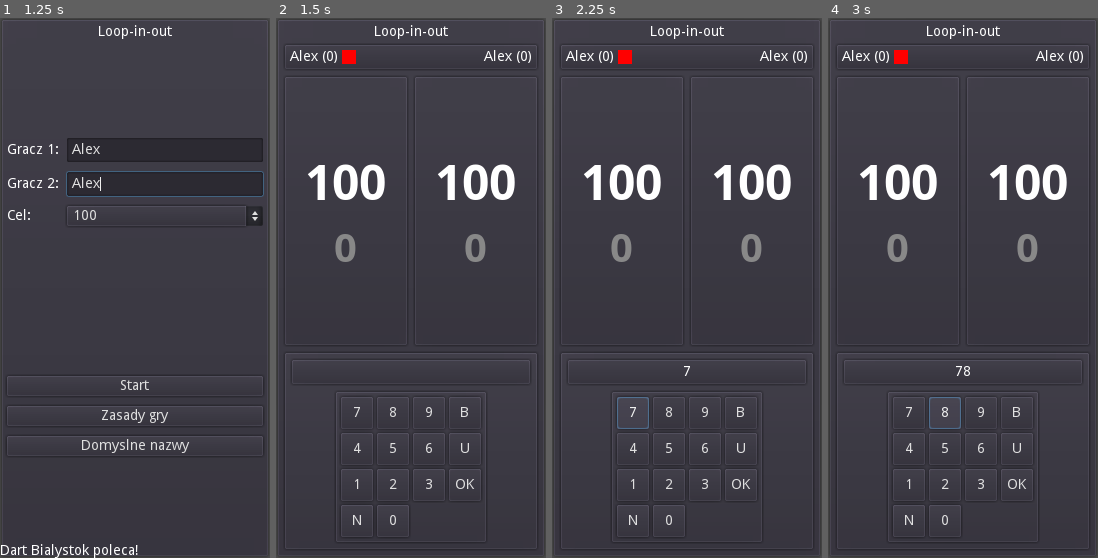
Above: before the commit, frames 1-4 (left to right).
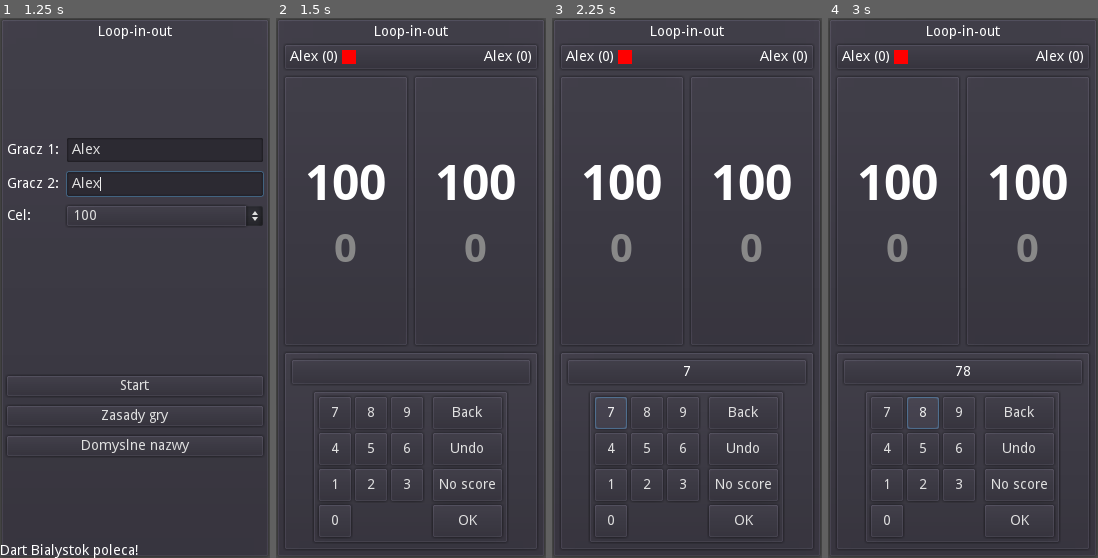
Above: after the commit, the same moments.

Repository: Kiel97/ideal-fortnight
Game: Godot game, scene res://Main.tscn
Two runs of this game, one before a commit and one after it. Both use one fixed random seed, a clock stepped at 60 frames per second and the inputs below.
Inputs (mouse positions are in pixels of both pictures, inside the frame that each line leads up to):
- Up to frame 1 (1.25 s): click (164, 147) at 0.52 s; type "Alex" at 0.6 s; click (164, 185) at 0.75 s; type "Alex" at 0.83 s
- Up to frame 2 (1.5 s): click "Start" at 1.25 s
- Up to frame 3 (2.25 s): click "7" at 2 s
- Up to frame 4 (3 s): click "8" at 2.75 s

Frame 1 is identical in both runs. In frame 2, 1.3% of the frame differs, in the area x 15-84%, y 69-97%; in frame 3, 1.5%; in frame 4, 1.5%.

Commit message:
Revamp target panel

Diff:
--- a/LoopInOut/Game.tscn
+++ b/LoopInOut/Game.tscn
@@ -163,55 +163,54 @@
 align = 1
 
 [node name="Keypad" type="PanelContainer" parent="PanelContainer/VBoxContainer/TargetPanel/VBoxContainer"]
-margin_left = 44.0
+margin_left = 22.0
 margin_top = 32.0
-margin_right = 198.0
+margin_right = 219.0
 margin_bottom = 186.0
 size_flags_horizontal = 4
 
-[node name="GridContainer" type="GridContainer" parent="PanelContainer/VBoxContainer/TargetPanel/VBoxContainer/Keypad"]
-margin_left = 7.0
-margin_top = 7.0
-margin_right = 147.0
+[node name="HBoxContainer" type="HBoxContainer" parent="PanelContainer/VBoxContainer/TargetPanel/VBoxContainer/Keypad"]
+margin_left = 7.0
+margin_top = 7.0
+margin_right = 190.0
 margin_bottom = 147.0
+custom_constants/separation = 10
+
+[node name="GridContainer" type="GridContainer" parent="PanelContainer/VBoxContainer/TargetPanel/VBoxContainer/Keypad/HBoxContainer"]
+editor/display_folded = true
+margin_right = 104.0
+margin_bottom = 140.0
 size_flags_horizontal = 4
-columns = 4
-
-[node name="SevenButton" type="Button" parent="PanelContainer/VBoxContainer/TargetPanel/VBoxContainer/Keypad/GridContainer"]
+columns = 3
+
+[node name="SevenButton" type="Button" parent="PanelContainer/VBoxContainer/TargetPanel/VBoxContainer/Keypad/HBoxContainer/GridContainer"]
 margin_right = 32.0
 margin_bottom = 32.0
 rect_min_size = Vector2( 32, 32 )
 text = "7"
 
-[node name="EightButton" type="Button" parent="PanelContainer/VBoxContainer/TargetPanel/VBoxContainer/Keypad/GridContainer"]
+[node name="EightButton" type="Button" parent="PanelContainer/VBoxContainer/TargetPanel/VBoxContainer/Keypad/HBoxContainer/GridContainer"]
 margin_left = 36.0
 margin_right = 68.0
 margin_bottom = 32.0
 rect_min_size = Vector2( 32, 32 )
 text = "8"
 
-[node name="NineButton" type="Button" parent="PanelContainer/VBoxContainer/TargetPanel/VBoxContainer/Keypad/GridContainer"]
+[node name="NineButton" type="Button" parent="PanelContainer/VBoxContainer/TargetPanel/VBoxContainer/Keypad/HBoxContainer/GridContainer"]
 margin_left = 72.0
 margin_right = 104.0
 margin_bottom = 32.0
 rect_min_size = Vector2( 32, 32 )
 text = "9"
 
-[node name="BackspaceButton" type="Button" parent="PanelContainer/VBoxContainer/TargetPanel/VBoxContainer/Keypad/GridContainer"]
-margin_left = 108.0
-margin_right = 140.0
-margin_bottom = 32.0
-rect_min_size = Vector2( 32, 32 )
-text = "B"
-
-[node name="FourButton" type="Button" parent="PanelContainer/VBoxContainer/TargetPanel/VBoxContainer/Keypad/GridContainer"]
+[node name="FourButton" type="Button" parent="PanelContainer/VBoxContainer/TargetPanel/VBoxContainer/Keypad/HBoxContainer/GridContainer"]
 margin_top = 36.0
 margin_right = 32.0
 margin_bottom = 68.0
 rect_min_size = Vector2( 32, 32 )
 text = "4"
 
-[node name="FiveButton" type="Button" parent="PanelContainer/VBoxContainer/TargetPanel/VBoxContainer/Keypad/GridContainer"]
+[node name="FiveButton" type="Button" parent="PanelContainer/VBoxContainer/TargetPanel/VBoxContainer/Keypad/HBoxContainer/GridContainer"]
 margin_left = 36.0
 margin_top = 36.0
 margin_right = 68.0
@@ -219,7 +218,7 @@
 rect_min_size = Vector2( 32, 32 )
 text = "5"
 
-[node name="SixButton" type="Button" parent="PanelContainer/VBoxContainer/TargetPanel/VBoxContainer/Keypad/GridContainer"]
+[node name="SixButton" type="Button" parent="PanelContainer/VBoxContainer/TargetPanel/VBoxContainer/Keypad/HBoxContainer/GridContainer"]
 margin_left = 72.0
 margin_top = 36.0
 margin_right = 104.0
@@ -227,22 +226,14 @@
 rect_min_size = Vector2( 32, 32 )
 text = "6"
 
-[node name="UndoButton" type="Button" parent="PanelContainer/VBoxContainer/TargetPanel/VBoxContainer/Keypad/GridContainer"]
-margin_left = 108.0
-margin_top = 36.0
-margin_right = 140.0
-margin_bottom = 68.0
-rect_min_size = Vector2( 32, 32 )
-text = "U"
-
-[node name="OneButton" type="Button" parent="PanelContainer/VBoxContainer/TargetPanel/VBoxContainer/Keypad/GridContainer"]
+[node name="OneButton" type="Button" parent="PanelContainer/VBoxContainer/TargetPanel/VBoxContainer/Keypad/HBoxContainer/GridContainer"]
 margin_top = 72.0
 margin_right = 32.0
 margin_bottom = 104.0
 rect_min_size = Vector2( 32, 32 )
 text = "1"
 
-[node name="TwoButton" type="Button" parent="PanelContainer/VBoxContainer/TargetPanel/VBoxContainer/Keypad/GridContainer"]
+[node name="TwoButton" type="Button" parent="PanelContainer/VBoxContainer/TargetPanel/VBoxContainer/Keypad/HBoxContainer/GridContainer"]
 margin_left = 36.0
 margin_top = 72.0
 margin_right = 68.0
@@ -250,7 +241,7 @@
 rect_min_size = Vector2( 32, 32 )
 text = "2"
 
-[node name="ThreeButton" type="Button" parent="PanelContainer/VBoxContainer/TargetPanel/VBoxContainer/Keypad/GridContainer"]
+[node name="ThreeButton" type="Button" parent="PanelContainer/VBoxContainer/TargetPanel/VBoxContainer/Keypad/HBoxContainer/GridContainer"]
 margin_left = 72.0
 margin_top = 72.0
 margin_right = 104.0
@@ -258,35 +249,50 @@
 rect_min_size = Vector2( 32, 32 )
 text = "3"
 
-[node name="OKButton" type="Button" parent="PanelContainer/VBoxContainer/TargetPanel/VBoxContainer/Keypad/GridContainer"]
-margin_left = 108.0
-margin_top = 72.0
-margin_right = 140.0
-margin_bottom = 104.0
-rect_min_size = Vector2( 32, 32 )
-text = "OK"
-
-[node name="NoScoreButton" type="Button" parent="PanelContainer/VBoxContainer/TargetPanel/VBoxContainer/Keypad/GridContainer"]
+[node name="ZeroButton" type="Button" parent="PanelContainer/VBoxContainer/TargetPanel/VBoxContainer/Keypad/HBoxContainer/GridContainer"]
 margin_top = 108.0
 margin_right = 32.0
 margin_bottom = 140.0
 rect_min_size = Vector2( 32, 32 )
-text = "N"
-
-[node name="ZeroButton" type="Button" parent="PanelContainer/VBoxContainer/TargetPanel/VBoxContainer/Keypad/GridContainer"]
-margin_left = 36.0
+text = "0"
+
+[node name="VBoxContainer" type="VBoxContainer" parent="PanelContainer/VBoxContainer/TargetPanel/VBoxContainer/Keypad/HBoxContainer"]
+margin_left = 114.0
+margin_right = 183.0
+margin_bottom = 140.0
+
+[node name="BackspaceButton" type="Button" parent="PanelContainer/VBoxContainer/TargetPanel/VBoxContainer/Keypad/HBoxContainer/VBoxContainer"]
+margin_right = 69.0
+margin_bottom = 32.0
+rect_min_size = Vector2( 32, 32 )
+text = "Back"
+
+[node name="UndoButton" type="Button" parent="PanelContainer/VBoxContainer/TargetPanel/VBoxContainer/Keypad/HBoxContainer/VBoxContainer"]
+margin_top = 36.0
+margin_right = 69.0
+margin_bottom = 68.0
+rect_min_size = Vector2( 32, 32 )
+text = "Undo"
+
+[node name="NoScoreButton" type="Button" parent="PanelContainer/VBoxContainer/TargetPanel/VBoxContainer/Keypad/HBoxContainer/VBoxContainer"]
+margin_top = 72.0
+margin_right = 69.0
+margin_bottom = 104.0
+rect_min_size = Vector2( 32, 32 )
+text = "No score"
+
+[node name="OKButton" type="Button" parent="PanelContainer/VBoxContainer/TargetPanel/VBoxContainer/Keypad/HBoxContainer/VBoxContainer"]
 margin_top = 108.0
-margin_right = 68.0
+margin_right = 69.0
 margin_bottom = 140.0
 rect_min_size = Vector2( 32, 32 )
-text = "0"
+text = "OK"
 
 [node name="ConquerPanel" type="PanelContainer" parent="PanelContainer/VBoxContainer"]
-editor/display_folded = true
 visible = false
-margin_top = 438.0
-margin_right = 256.0
-margin_bottom = 598.0
+margin_top = 366.0
+margin_right = 256.0
+margin_bottom = 526.0
 script = ExtResource( 5 )
 
 [node name="VBoxContainer" type="VBoxContainer" parent="PanelContainer/VBoxContainer/ConquerPanel"]
@@ -337,20 +343,20 @@
 rect_min_size = Vector2( 64, 64 )
 text = "3"
 [connection signal="entered_value" from="PanelContainer/VBoxContainer/TargetPanel" to="." method="_on_TargetPanel_entered_value"]
-[connection signal="pressed" from="PanelContainer/VBoxContainer/TargetPanel/VBoxContainer/Keypad/GridContainer/SevenButton" to="PanelContainer/VBoxContainer/TargetPanel" method="_on_SevenButton_pressed"]
-[connection signal="pressed" from="PanelContainer/VBoxContainer/TargetPanel/VBoxContainer/Keypad/GridContainer/EightButton" to="PanelContainer/VBoxContainer/TargetPanel" method="_on_EightButton_pressed"]
-[connection signal="pressed" from="PanelContainer/VBoxContainer/TargetPanel/VBoxContainer/Keypad/GridContainer/NineButton" to="PanelContainer/VBoxContainer/TargetPanel" method="_on_NineButton_pressed"]
-[connection signal="pressed" from="PanelContainer/VBoxContainer/TargetPanel/VBoxContainer/Keypad/GridContainer/BackspaceButton" to="PanelContainer/VBoxContainer/TargetPanel" method="_on_BackspaceButton_pressed"]
-[connection signal="pressed" from="PanelContainer/VBoxContainer/TargetPanel/VBoxContainer/Keypad/GridContainer/FourButton" to="PanelContainer/VBoxContainer/TargetPanel" method="_on_FourButton_pressed"]
-[connection signal="pressed" from="PanelContainer/VBoxContainer/TargetPanel/VBoxContainer/Keypad/GridContainer/FiveButton" to="PanelContainer/VBoxContainer/TargetPanel" method="_on_FiveButton_pressed"]
-[connection signal="pressed" from="PanelContainer/VBoxContainer/TargetPanel/VBoxContainer/Keypad/GridContainer/SixButton" to="PanelContainer/VBoxContainer/TargetPanel" method="_on_SixButton_pressed"]
-[connection signal="pressed" from="PanelContainer/VBoxContainer/TargetPanel/VBoxContainer/Keypad/GridContainer/UndoButton" to="PanelContainer/VBoxContainer/TargetPanel" method="_on_UndoButton_pressed"]
-[connection signal="pressed" from="PanelContainer/VBoxContainer/TargetPanel/VBoxContainer/Keypad/GridContainer/OneButton" to="PanelContainer/VBoxContainer/TargetPanel" method="_on_OneButton_pressed"]
-[connection signal="pressed" from="PanelContainer/VBoxContainer/TargetPanel/VBoxContainer/Keypad/GridContainer/TwoButton" to="PanelContainer/VBoxContainer/TargetPanel" method="_on_TwoButton_pressed"]
-[connection signal="pressed" from="PanelContainer/VBoxContainer/TargetPanel/VBoxContainer/Keypad/GridContainer/ThreeButton" to="PanelContainer/VBoxContainer/TargetPanel" method="_on_ThreeButton_pressed"]
-[connection signal="pressed" from="PanelContainer/VBoxContainer/TargetPanel/VBoxContainer/Keypad/GridContainer/OKButton" to="PanelContainer/VBoxContainer/TargetPanel" method="_on_OKButton_pressed"]
-[connection signal="pressed" from="PanelContainer/VBoxContainer/TargetPanel/VBoxContainer/Keypad/GridContainer/NoScoreButton" to="PanelContainer/VBoxContainer/TargetPanel" method="_on_NoScoreButton_pressed"]
-[connection signal="pressed" from="PanelContainer/VBoxContainer/TargetPanel/VBoxContainer/Keypad/GridContainer/ZeroButton" to="PanelContainer/VBoxContainer/TargetPanel" method="_on_ZeroButton_pressed"]
+[connection signal="pressed" from="PanelContainer/VBoxContainer/TargetPanel/VBoxContainer/Keypad/HBoxContainer/GridContainer/SevenButton" to="PanelContainer/VBoxContainer/TargetPanel" method="_on_SevenButton_pressed"]
+[connection signal="pressed" from="PanelContainer/VBoxContainer/TargetPanel/VBoxContainer/Keypad/HBoxContainer/GridContainer/EightButton" to="PanelContainer/VBoxContainer/TargetPanel" method="_on_EightButton_pressed"]
+[connection signal="pressed" from="PanelContainer/VBoxContainer/TargetPanel/VBoxContainer/Keypad/HBoxContainer/GridContainer/NineButton" to="PanelContainer/VBoxContainer/TargetPanel" method="_on_NineButton_pressed"]
+[connection signal="pressed" from="PanelContainer/VBoxContainer/TargetPanel/VBoxContainer/Keypad/HBoxContainer/GridContainer/FourButton" to="PanelContainer/VBoxContainer/TargetPanel" method="_on_FourButton_pressed"]
+[connection signal="pressed" from="PanelContainer/VBoxContainer/TargetPanel/VBoxContainer/Keypad/HBoxContainer/GridContainer/FiveButton" to="PanelContainer/VBoxContainer/TargetPanel" method="_on_FiveButton_pressed"]
+[connection signal="pressed" from="PanelContainer/VBoxContainer/TargetPanel/VBoxContainer/Keypad/HBoxContainer/GridContainer/SixButton" to="PanelContainer/VBoxContainer/TargetPanel" method="_on_SixButton_pressed"]
+[connection signal="pressed" from="PanelContainer/VBoxContainer/TargetPanel/VBoxContainer/Keypad/HBoxContainer/GridContainer/OneButton" to="PanelContainer/VBoxContainer/TargetPanel" method="_on_OneButton_pressed"]
+[connection signal="pressed" from="PanelContainer/VBoxContainer/TargetPanel/VBoxContainer/Keypad/HBoxContainer/GridContainer/TwoButton" to="PanelContainer/VBoxContainer/TargetPanel" method="_on_TwoButton_pressed"]
+[connection signal="pressed" from="PanelContainer/VBoxContainer/TargetPanel/VBoxContainer/Keypad/HBoxContainer/GridContainer/ThreeButton" to="PanelContainer/VBoxContainer/TargetPanel" method="_on_ThreeButton_pressed"]
+[connection signal="pressed" from="PanelContainer/VBoxContainer/TargetPanel/VBoxContainer/Keypad/HBoxContainer/GridContainer/ZeroButton" to="PanelContainer/VBoxContainer/TargetPanel" method="_on_ZeroButton_pressed"]
+[connection signal="pressed" from="PanelContainer/VBoxContainer/TargetPanel/VBoxContainer/Keypad/HBoxContainer/VBoxContainer/BackspaceButton" to="PanelContainer/VBoxContainer/TargetPanel" method="_on_BackspaceButton_pressed"]
+[connection signal="pressed" from="PanelContainer/VBoxContainer/TargetPanel/VBoxContainer/Keypad/HBoxContainer/VBoxContainer/UndoButton" to="PanelContainer/VBoxContainer/TargetPanel" method="_on_UndoButton_pressed"]
+[connection signal="pressed" from="PanelContainer/VBoxContainer/TargetPanel/VBoxContainer/Keypad/HBoxContainer/VBoxContainer/NoScoreButton" to="PanelContainer/VBoxContainer/TargetPanel" method="_on_NoScoreButton_pressed"]
+[connection signal="pressed" from="PanelContainer/VBoxContainer/TargetPanel/VBoxContainer/Keypad/HBoxContainer/VBoxContainer/OKButton" to="PanelContainer/VBoxContainer/TargetPanel" method="_on_OKButton_pressed"]
 [connection signal="darts_to_checkout" from="PanelContainer/VBoxContainer/ConquerPanel" to="." method="_on_ConquerPanel_darts_to_checkout"]
 [connection signal="pressed" from="PanelContainer/VBoxContainer/ConquerPanel/VBoxContainer/Keypad/GridContainer/NoScoreButton" to="PanelContainer/VBoxContainer/ConquerPanel" method="_on_NoScoreButton_pressed"]
 [connection signal="pressed" from="PanelContainer/VBoxContainer/ConquerPanel/VBoxContainer/Keypad/GridContainer/OneDartButton" to="PanelContainer/VBoxContainer/ConquerPanel" method="_on_OneDartButton_pressed"]
